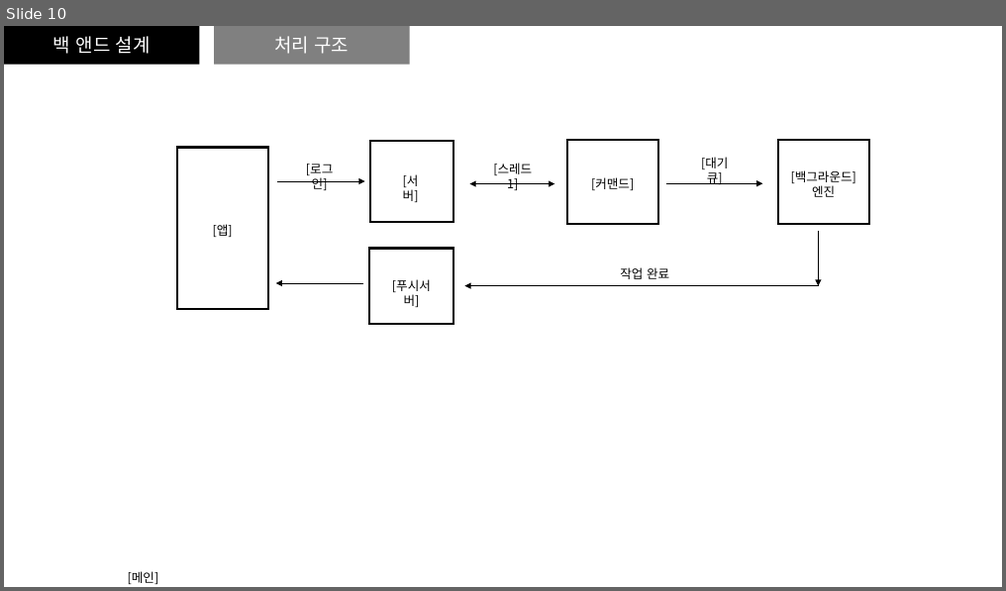
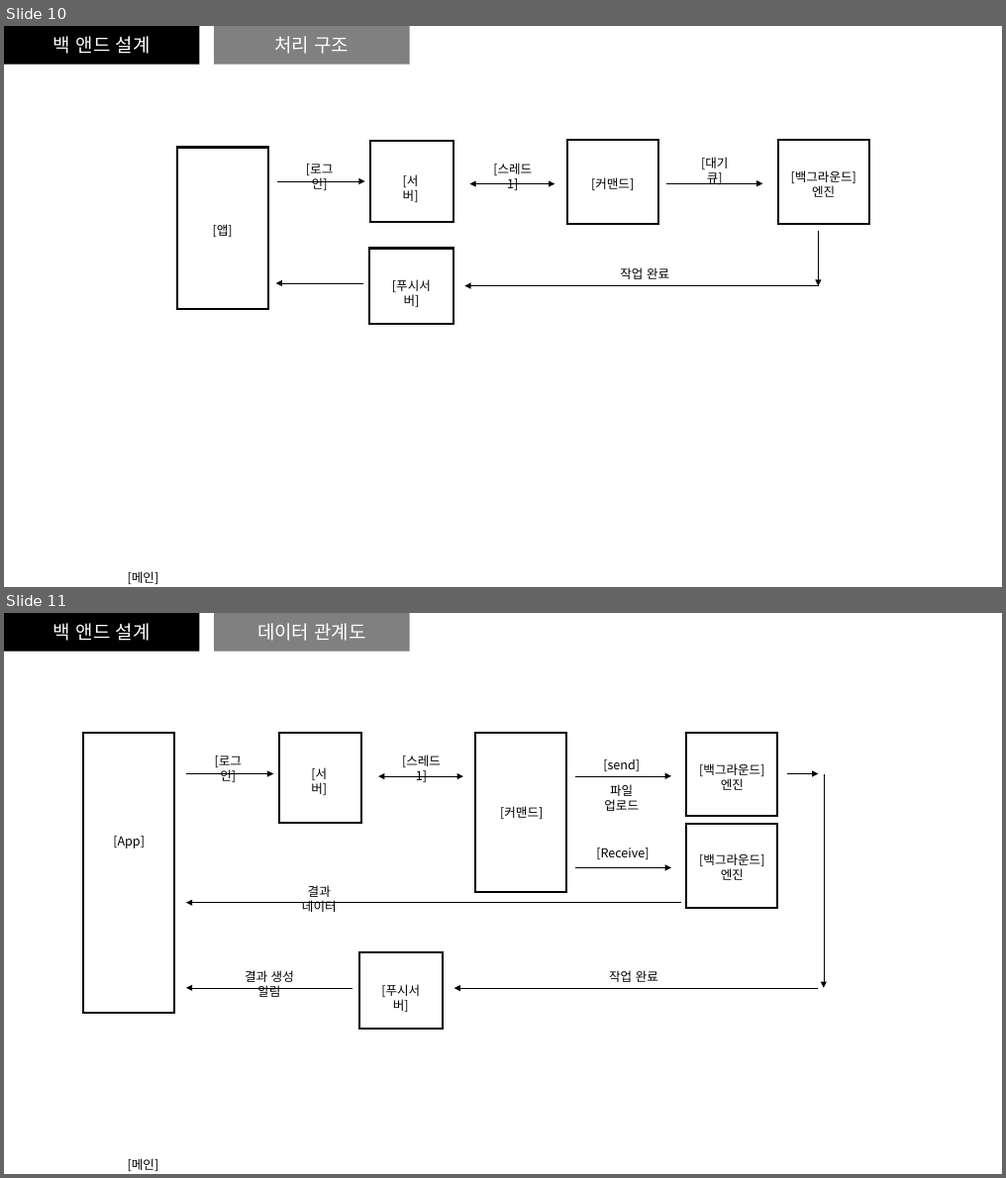
Before and after one commit to mrkimkim/AI_interview, a slide deck: Scatch.pptx. Shown one above the other, each under a label of ours: slide 10 before the commit, slides 10 and 11 after it. The pictures are 1006x591 and 1006x1178 pixels, drawn with LibreOffice and Linux fonts; fonts in the diff are those of the drawing. Boxes give left, top, right and bottom in pixels: in the first picture for what was removed or moved away, otherwise in the second. Text is boxed around its words. In the diff, an @@ line names an element or a change of style, - is before the commit and + after.

```diff
--- a/Scatch.pptx
+++ b/Scatch.pptx
@@ slide 11 added at bbox=[4, 613, 1002, 1174], background #FFFFFF @@
@@ rectangle added at bbox=[4, 613, 199, 652], fill #000000, 18 pt, text #FFFFFF @@
+백 앤드 설계
@@ rectangle added at bbox=[214, 613, 410, 652], fill #808080, 18 pt, text #FFFFFF @@
+데이터 관계도
@@ rectangle added at bbox=[83, 733, 174, 1014], fill #FFFFFF, outline #000000 2 pt @@
@@ text added at bbox=[215, 756, 242, 782], 12 pt, text #000000 @@
+[로그인]
@@ rectangle added at bbox=[279, 733, 361, 823], fill #FFFFFF, outline #000000 2 pt @@
@@ text added at bbox=[402, 755, 441, 782], 12 pt, text #000000 @@
+[스레드 1]
@@ rectangle added at bbox=[475, 733, 567, 892], fill #FFFFFF, outline #000000 2 pt @@
@@ text added at bbox=[603, 760, 640, 771], 12 pt, text #000000 @@
+[send]
@@ rectangle added at bbox=[687, 733, 778, 817], fill #FFFFFF, outline #000000 2 pt @@
@@ arrow added from (186, 774) to (273, 774), #000000 0.5 pt @@
@@ text added at bbox=[311, 767, 327, 795], 12 pt, text #000000 @@
+[서버]
@@ double arrow added from (378, 776) to (463, 776), #000000 0.5 pt @@
@@ arrow added from (575, 776) to (672, 776), #000000 0.5 pt @@
@@ text added at bbox=[604, 784, 639, 811], 12 pt, text #000000 @@
+파일 업로드
@@ text added at bbox=[699, 763, 764, 790], 12 pt, text #000000 @@
+[백그라운드]
+엔진
@@ arrow added from (787, 774) to (819, 774), #000000 0.5 pt @@
@@ arrow added from (824, 774) to (824, 988), #000000 0.5 pt @@
@@ text added at bbox=[500, 806, 543, 819], 12 pt, text #000000 @@
+[커맨드]
@@ text added at bbox=[113, 836, 145, 849], 12 pt, text #000000 @@
+[App]
@@ text added at bbox=[596, 848, 648, 860], 12 pt, text #000000 @@
+[Receive]
@@ rectangle added at bbox=[687, 824, 778, 908], fill #FFFFFF, outline #000000 2 pt @@
@@ arrow added from (575, 867) to (672, 867), #000000 0.5 pt @@
@@ text added at bbox=[699, 854, 764, 880], 12 pt, text #000000 @@
+[백그라운드]
+엔진
@@ arrow added from (681, 903) to (186, 903), #000000 0.5 pt @@
@@ text added at bbox=[302, 885, 337, 912], 12 pt, text #000000 @@
+결과 데이터
@@ rectangle added at bbox=[358, 953, 443, 1029], fill #FFFFFF, outline #000000 2 pt @@
@@ arrow added from (352, 988) to (186, 988), #000000 0.5 pt @@
@@ text added at bbox=[245, 970, 294, 997], 12 pt, text #000000 @@
+결과 생성 알림
@@ text added at bbox=[381, 984, 420, 1012], 12 pt, text #000000 @@
+[푸시서버]
@@ arrow added from (819, 989) to (453, 989), #000000 0.5 pt @@
@@ text added at bbox=[609, 970, 658, 982], 12 pt, text #000000 @@
+작업 완료
@@ text added at bbox=[128, 1158, 159, 1171], 12 pt, text #000000 @@
+[메인]
```
Also in this commit, not shown: 1 other slide added, 1 other file.
